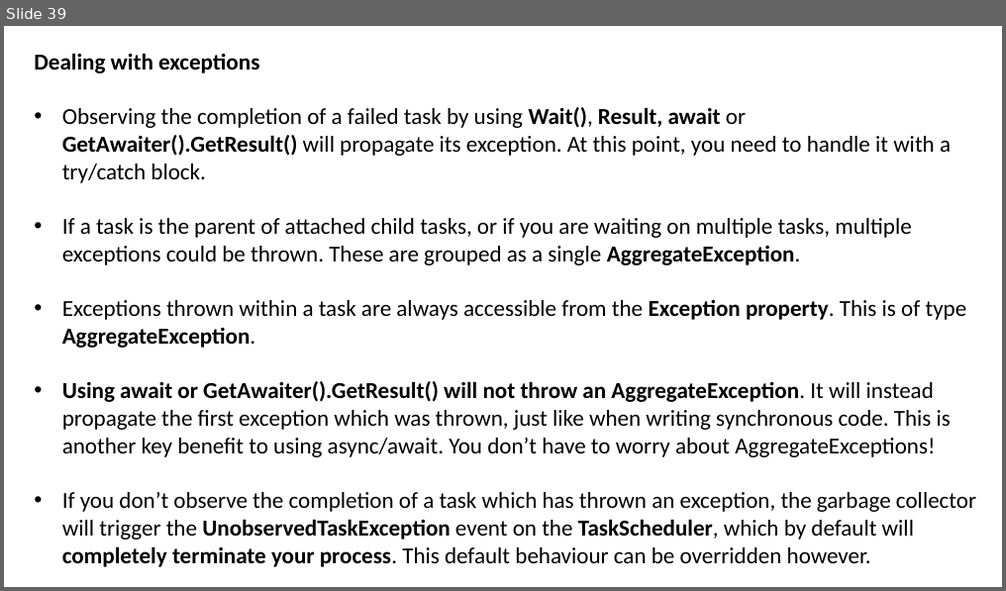
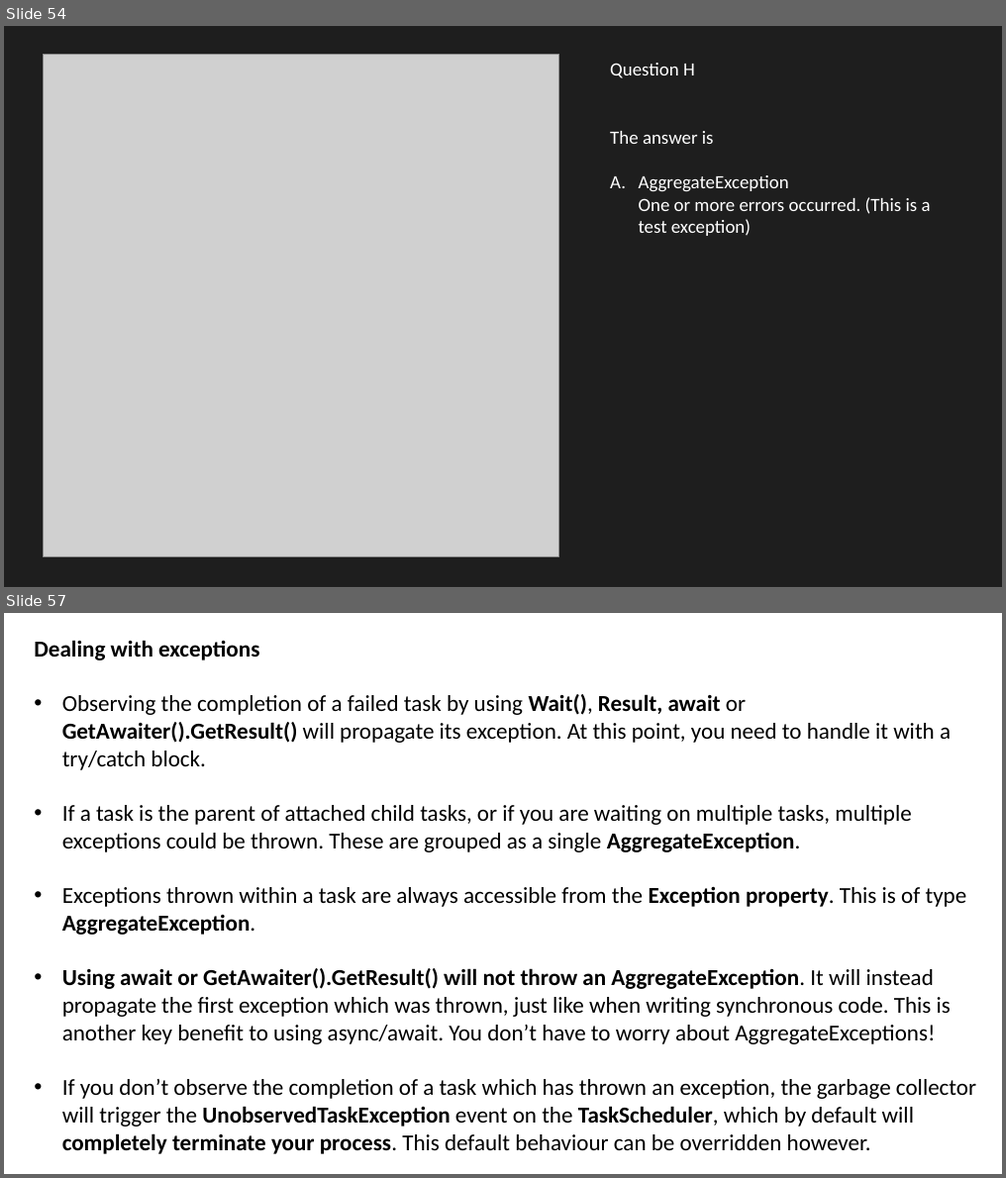
Before and after one commit to JoshKain/AsyncAwaitQuiz, a slide deck: Async and await presentation.pptx. Shown one above the other, each under a label of ours: slide 39 before the commit, slides 54 and 57 after it; the slides between them are not shown. The pictures are 1006x591 and 1006x1178 pixels, drawn with LibreOffice and Linux fonts; fonts in the diff are those of the drawing; grey boxes stand for pictures. Boxes give left, top, right and bottom in pixels: in the first picture for what was removed or moved away, otherwise in the second. Text is boxed around its words. In the diff, an @@ line names an element or a change of style, - is before the commit and + after.

```diff
--- a/Async and await presentation.pptx
+++ b/Async and await presentation.pptx
@@ slide 54 added at [4, 26, 1002, 587], background #1E1E1E @@
@@ picture added at [43, 54, 558, 557] @@
@@ text added at [610, 63, 695, 78], 18 pt, text #FFFFFF @@
+Question H
@@ text added at [610, 131, 931, 236], 18 pt, text #FFFFFF @@
+The answer is
+A. AggregateException
+   One or more errors occurred. (This is a test exception)
@@ what was slide 39 is now slide 57 @@
```
Also in this commit, not shown: 17 other slides added, 1 other file.
